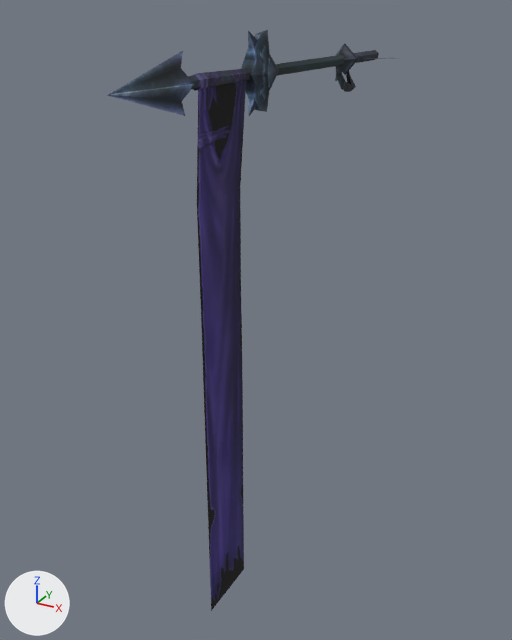
Before and after pictures for a commit that changed the OBJ model sceneobjs/juqing_fuben_252/juqing_fuben_252_xiaowujian_qizhi01.obj.
Before and after are seen from a camera (50 mm lens) standing at (172.0, -472.0, 166.0) and looking at (-11.0, -140.0, 0.0). The lights are fixed; the arrows at lower left show +X, +Y and +Z. Where no turn or scale is listed for an object, it has been applied to the vertices.

Objects in the first picture: 'juqing_fuben_252_xiaowujian_qizhi01'.
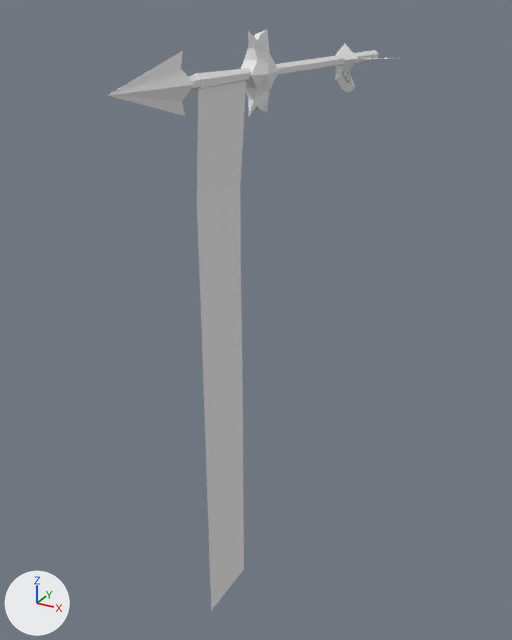
Where the change shows, as pixel boxes [x1, y1, x2, y2] in the pictures (512 x 640 px):
'juqing_fuben_252_xiaowujian_qizhi01', recoloured (blue to grey)
    both: [107, 30, 387, 611]

The edits, one by one:
Material 'material_1' (mat_material_1_1) is new.
Its base color is (0.8, 0.8, 0.8) (white #e7e7e7).
Its roughness is 1.0.
me_juqing_fuben_252_xiaowujian_qizhi01 has 129 vertices, 188 faces and spans x -25.0..25.0, y -269.0..0.0, z -157.0..157.0.
me_juqing_fuben_252_xiaowujian_qizhi01 no longer uses material mat_material_1 (picture img_juqing_fuben_252_xiaowujian_qizhi01_png).
me_juqing_fuben_252_xiaowujian_qizhi01 now uses material mat_material_1_1 (white #e7e7e7).
